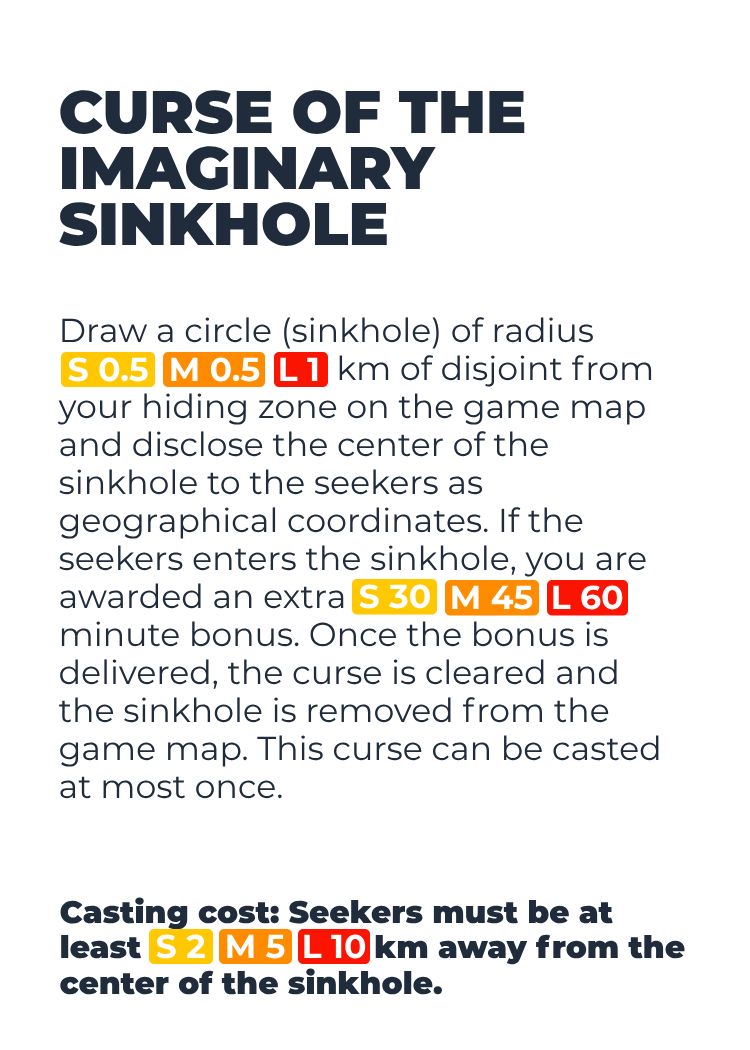
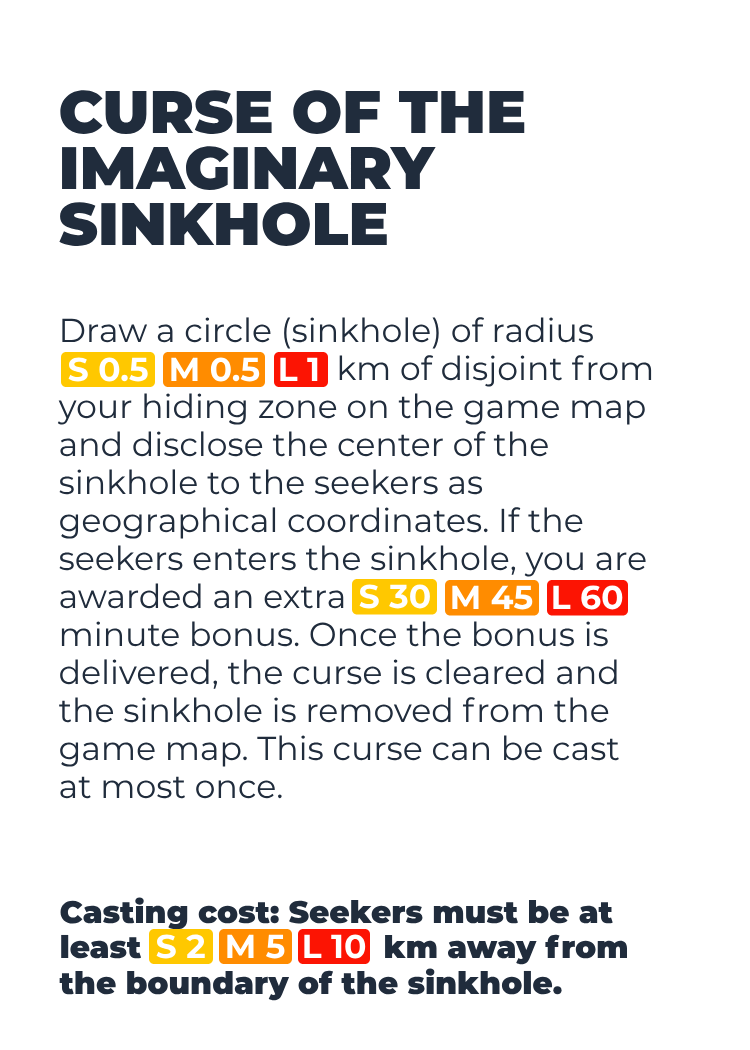
Comparing the layer stacks of the two (750, 1050) images. Changes:
painted on "Casting cost: Seekers must be at" (1st of 2) over [left=59, top=934, right=685, bottom=1001]
painted on "Draw a circle (sinkhole) of radi" over [left=620, top=735, right=659, bottom=761]
